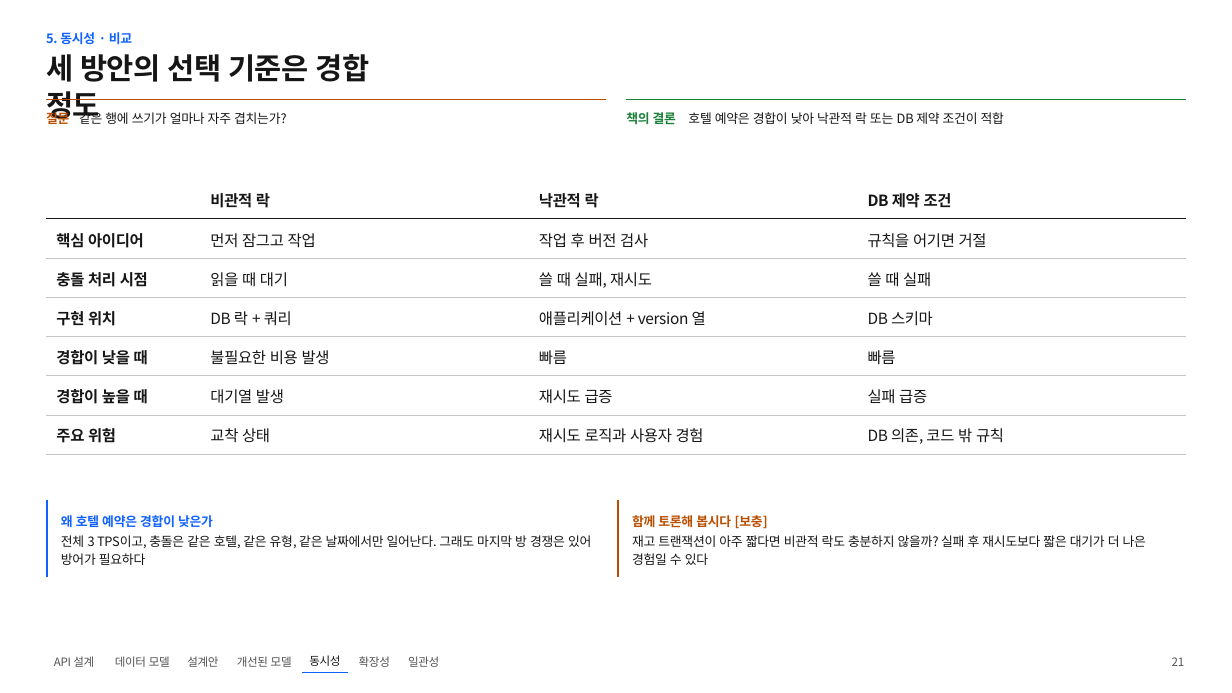
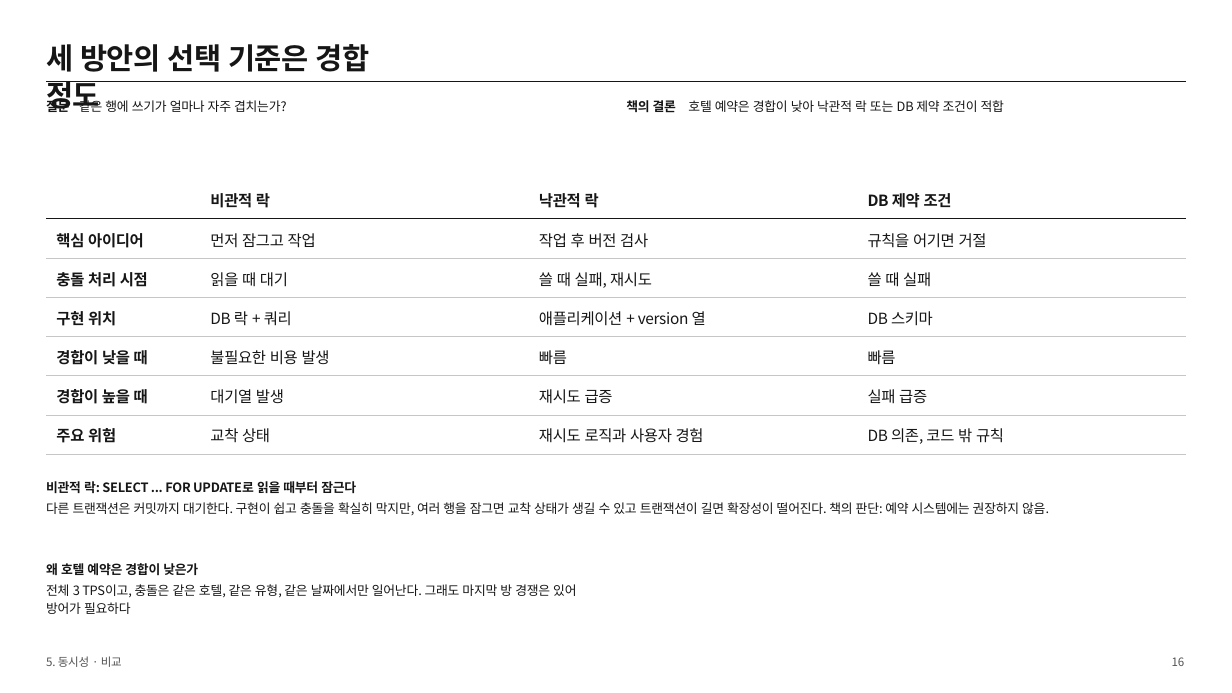
Before and after one commit to likelion-khu-BE/system-design-study, a slide deck: slide 16 of w05-호텔-예약-시스템/발표자료/호텔 예약 시스템 발표자료_윤선재.pptx (slide 21 before the commit). Drawn at 1232x693 pixels with LibreOffice and Linux fonts; fonts in the diff are those of the drawing. Boxes give left, top, right and bottom in pixels: in the first picture for what was removed or moved away, otherwise in the second. Text is boxed around its words. In the diff, an @@ line names an element or a change of style, - is before the commit and + after.

```diff
--- a/w05-호텔-예약-시스템/발표자료/호텔 예약 시스템 발표자료_윤선재.pptx
+++ b/w05-호텔-예약-시스템/발표자료/호텔 예약 시스템 발표자료_윤선재.pptx
@@ line added from (46, 81) to (1186, 81), #161616 1.5 pt @@
@@ text "질문" at (46,98,69,116): text colour #BA4E00 to #161616 @@
@@ line removed from (46, 99) to (606, 99) @@
@@ 4 texts, 1 title: place and size @@
-4 texts, 1 title at (46,54,1004,127)
+4 texts, 1 title at (46,44,1004,116)
@@ text "책의 결론" at (626,100,676,112): text colour #198038 to #161616 @@
@@ line removed from (626, 99) to (1186, 99) @@
@@ text added at (46,481,356,493), 15 pt, text #161616, bold @@
+비관적 락: SELECT ... FOR UPDATE로 읽을 때부터 잠근다
@@ text added at (46,502,1049,515), 15 pt, text #161616 @@
+다른 트랜잭션은 커밋까지 대기한다. 구현이 쉽고 충돌을 확실히 막지만, 여러 행을 잠그면 교착 상태가 생길 수 있고 트랜잭션이 길면 확장성이 떨어진다. 책의 판단: 예약 시스템에는 권장하지 않음.
@@ line removed from (47, 500) to (47, 578) @@
@@ line removed from (618, 500) to (618, 578) @@
@@ text removed at (632,515,768,529) @@
-함께 토론해 봅시다 [보충]
@@ text removed at (632,535,1146,565) @@
-재고 트랜잭션이 아주 짧다면 비관적 락도 충분하지 않을까? 실패 후 재시도보다 짧은 대기가 더 나은 경험일 수 있다
@@ text "왜 호텔 예약은 경합이 낮은가": place and size @@
-text "왜 호텔 예약은 경합이 낮은가" at (61,515,213,527)
+text "왜 호텔 예약은 경합이 낮은가" at (46,563,198,575)
@@ text "왜 호텔 예약은 경합이 낮은가" at (46,563,198,575): text colour #0F62FE to #161616 @@
@@ text "전체 3 TPS이고, 충돌은 같은 ...": place and size @@
-text "전체 3 TPS이고, 충돌은 같은 ..." at (61,535,591,565)
+text "전체 3 TPS이고, 충돌은 같은 ..." at (46,584,576,614)
@@ text "5. 동시성 · 비교": place and size @@
-text "5. 동시성 · 비교" at (46,32,132,44)
+text "5. 동시성 · 비교" at (46,656,122,667)
@@ text "5. 동시성 · 비교" at (46,656,122,667): size 15 to 13.5 pt, text colour #0F62FE to #525252, bold off; line spacing 21pt to 17.5pt @@
@@ text removed at (54,656,94,667) @@
-API 설계
@@ text removed at (115,656,170,667) @@
-데이터 모델
@@ text removed at (187,656,218,667) @@
-설계안
@@ text removed at (237,656,292,667) @@
-개선된 모델
@@ text removed at (309,655,340,666) @@
-동시성
@@ text removed at (359,656,390,667) @@
-확장성
@@ text removed at (408,656,439,667) @@
-일관성
@@ text at (1172,657,1185,666): text changed @@
-21
+16
@@ line removed from (302, 673) to (349, 673) @@
```
Also in this commit, not shown: 18 other slides changed, 2 slides added, 7 slides removed, 1 other file.
